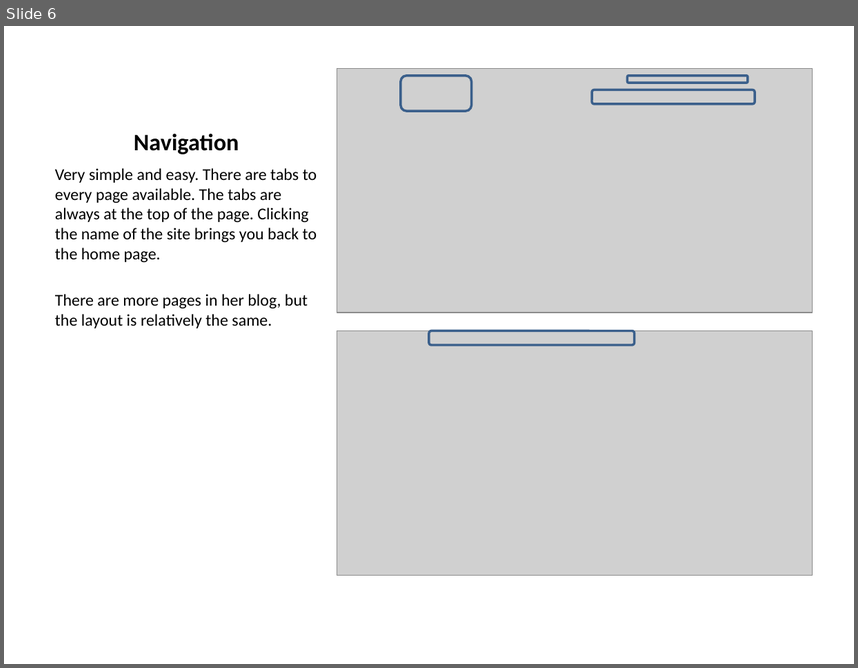
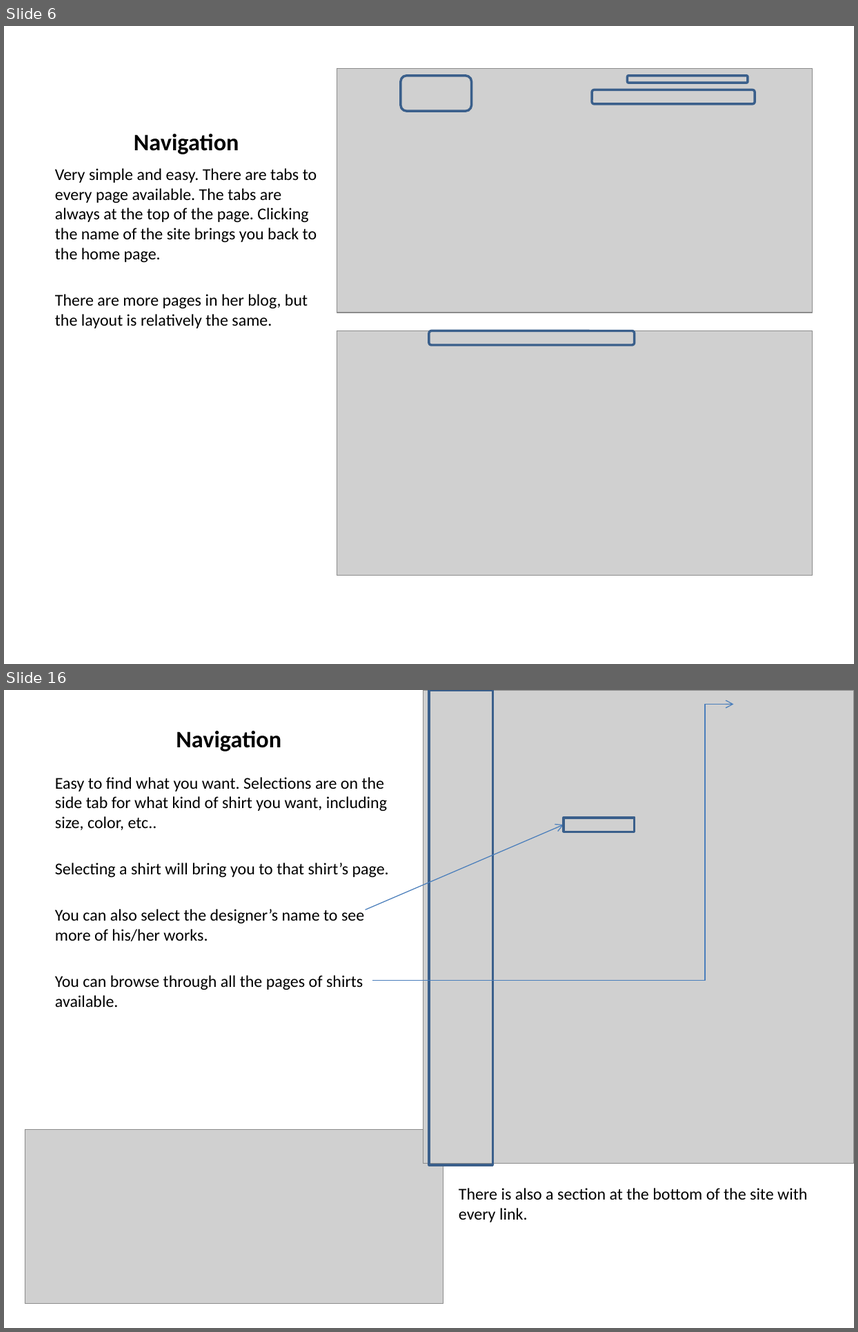
Before and after one commit to pku/portfolio_competitive_analysis, a slide deck: CompetitiveAnalysisPortfolios.pptx. Shown one above the other, each under a label of ours: slide 6 before the commit, slides 6 and 16 after it; the slides between them are not shown. The pictures are 858x668 and 858x1332 pixels, drawn with LibreOffice and Linux fonts; fonts in the diff are those of the drawing; grey boxes stand for pictures. Boxes give left, top, right and bottom in pixels: in the first picture for what was removed or moved away, otherwise in the second. Text is boxed around its words. In the diff, an @@ line names an element or a change of style, - is before the commit and + after.

```diff
--- a/CompetitiveAnalysisPortfolios.pptx
+++ b/CompetitiveAnalysisPortfolios.pptx
@@ slide 16 added at <box>4,690,854,1328</box>, background #FFFFFF @@
@@ elbow arrow added from (372, 980) to (733, 704), #4B7EBC 0.75 pt @@
@@ picture added at <box>423,690,854,1163</box> @@
@@ rectangle added at <box>429,690,493,1164</box>, outline #3A5F8C 2 pt @@
@@ title added at <box>176,731,281,751</box>, 20 pt, text #000000, bold @@
+Navigation
@@ text added at <box>55,777,389,1007</box>, 14 pt, text #000000 @@
+Easy to find what you want. Selections are on the side tab for what kind of shirt you want, including size, color, etc..
+Selecting a shirt will bring you to that shirt’s page.
+You can also select the designer’s name to see more of his/her works.
+You can browse through all the pages of shirts available.
@@ arrow added from (366, 909) to (564, 825), #4B7EBC 0.75 pt @@
@@ rectangle added at <box>564,818,634,832</box>, outline #3A5F8C 2 pt @@
@@ picture added at <box>25,1130,444,1304</box> @@
@@ text added at <box>459,1187,807,1222</box>, 14 pt, text #000000 @@
+There is also a section at the bottom of the site with every link.
```
Also in this commit, not shown: 9 other slides added.
